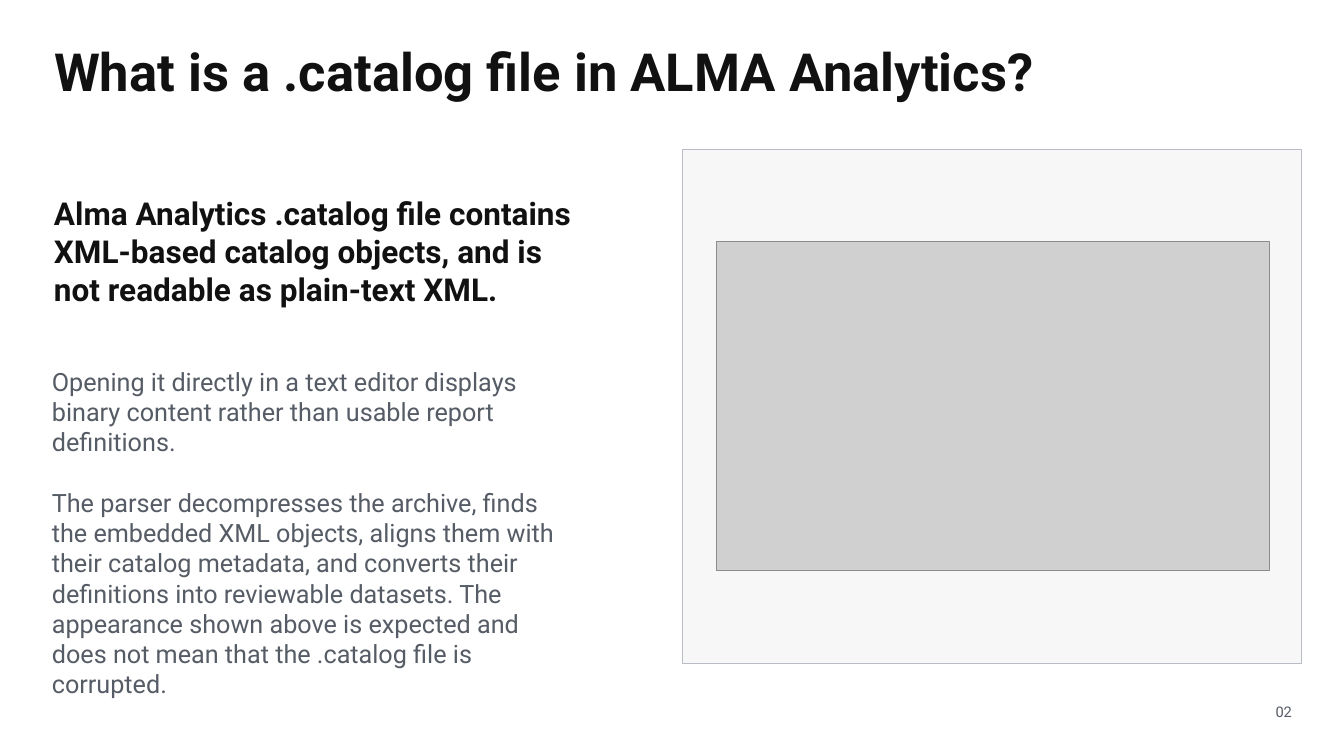
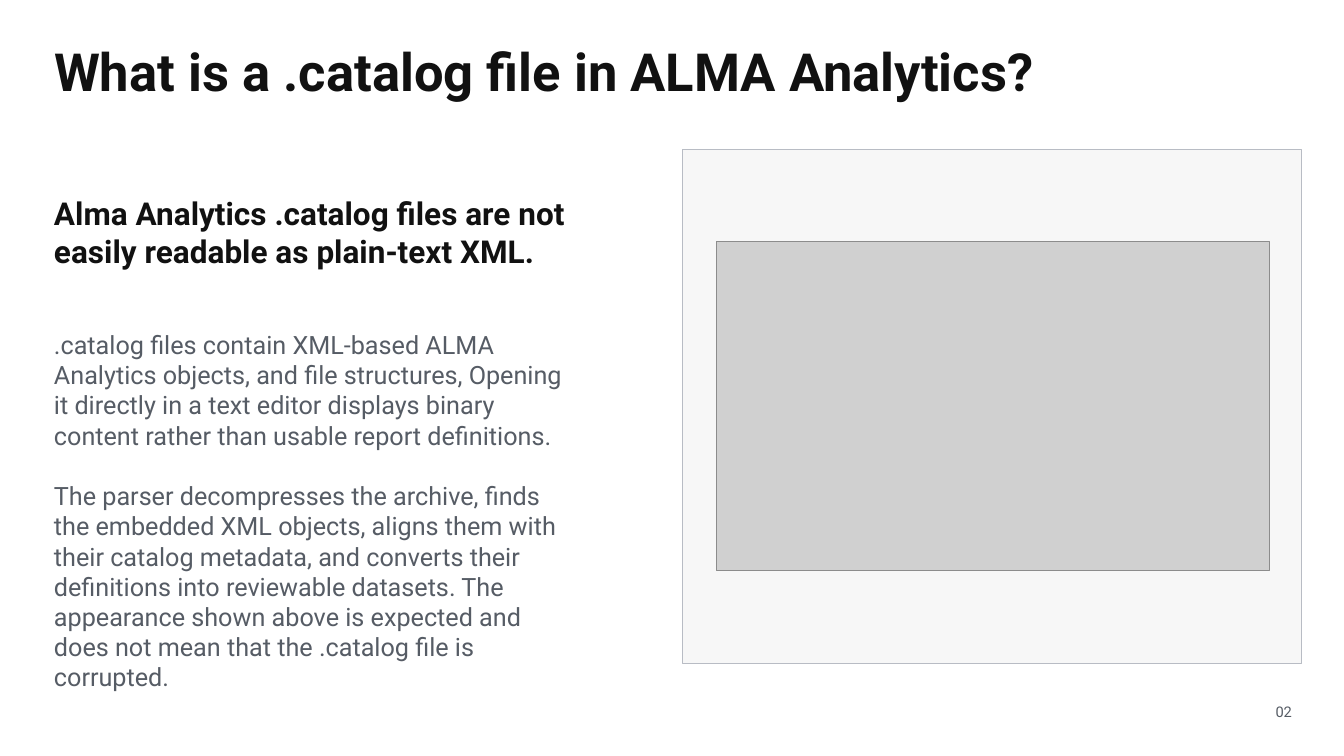
Before and after one commit to kristenchua-commits/alma-analytics-catalog-file-parser-project, a slide deck: slide 6 of documentation/presentations/parsey-and-pipelines---alma-analytics-catalog-file-parser-overview.pptx (slide 4 before the commit). Drawn at 1344x756 pixels with LibreOffice and Linux fonts; fonts in the diff are those of the drawing; grey boxes stand for pictures. Boxes give left, top, right and bottom in pixels: in the first picture for what was removed or moved away, otherwise in the second. Text is boxed around its words. In the diff, an @@ line names an element or a change of style, - is before the commit and + after.

```diff
--- a/documentation/presentations/parsey-and-pipelines---alma-analytics-catalog-file-parser-overview.pptx
+++ b/documentation/presentations/parsey-and-pipelines---alma-analytics-catalog-file-parser-overview.pptx
@@ text at [54,201,564,270]: text changed @@
-Alma Analytics .catalog file contains XML-based catalog objects, and is not readable as plain-text XML.
+Alma Analytics .catalog files are not easily readable as plain-text XML.
@@ text ".catalog files contain XML-based ALMA ...": place and size @@
-text ".catalog files contain XML-based ALMA ..." at [52,372,554,698]
+text ".catalog files contain XML-based ALMA ..." at [54,335,562,691]
@@ text at [54,335,562,450]: text changed @@
-Opening it directly in a text editor displays binary content rather than usable report definitions.
+.catalog files contain XML-based ALMA Analytics objects, and file structures, Opening it directly in a text editor displays binary content rather than usable report definitions.
```
Also in this commit, not shown: 9 other slides changed, 3 slides added, 1 other file.
